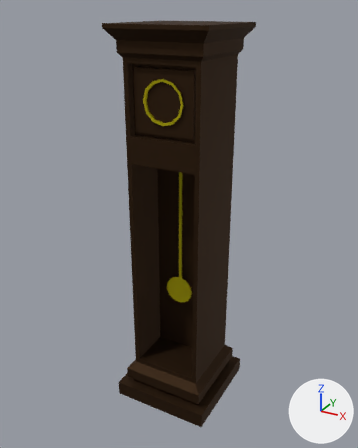
Renders of the FBX model Models/Reloj.fbx from each side of a commit.
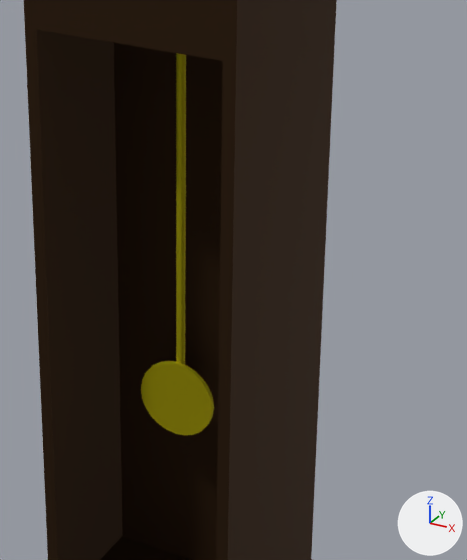
Each version appears first whole from a 50 mm lens placed at (1.3, -2.401, 2.495), pointed at (-0.041, 0.036, 1.276), and next in a close-up on the part from 33% to 78% of the width and 34% to 77% of the height. Arrows for +X, +Y and +Z are at lower right; the lights stay in place.

Names of what the first close-up shows: 'Pendulo', 'Reloj'.
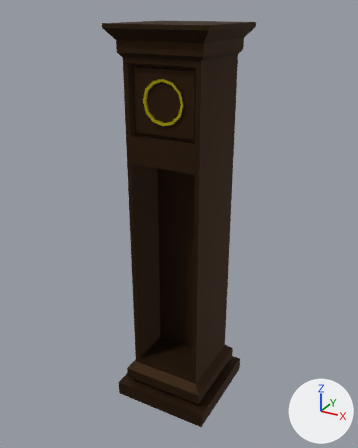
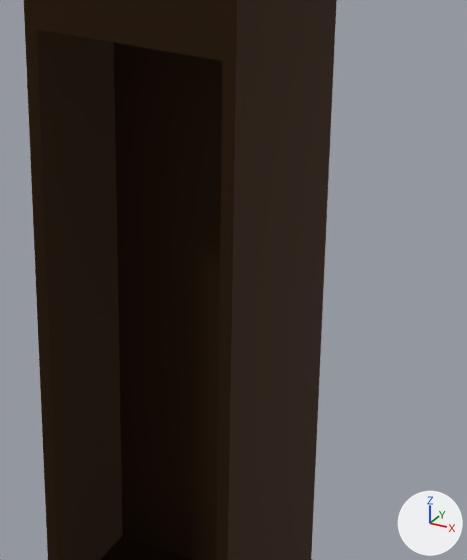
Where the newer file only moved an object's origin or applied its transform, the numbers keep the older frame.

Edits to the bpy script that builds the scene:
```text
Remove ob_pendulo:
    ob_pendulo = bpy.data.objects.new('Pendulo', me_cylinder)
    ob_pendulo.location = (-0.012, 0.005, 1.742)
```

Changed parts and their boxes [x1, y1, x2, y2] in the close-ups (467 x 560 px):
'Pendulo', deleted (yellow): before [141, 53, 214, 435]
